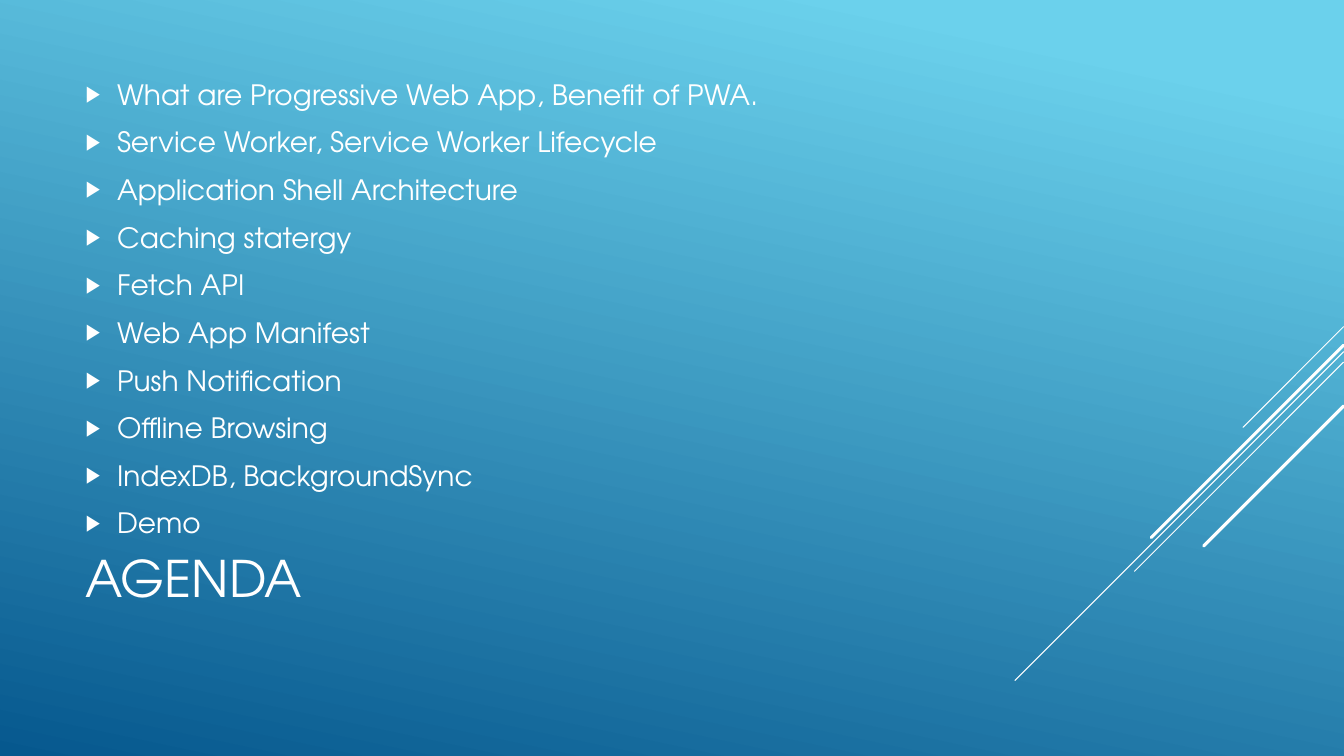
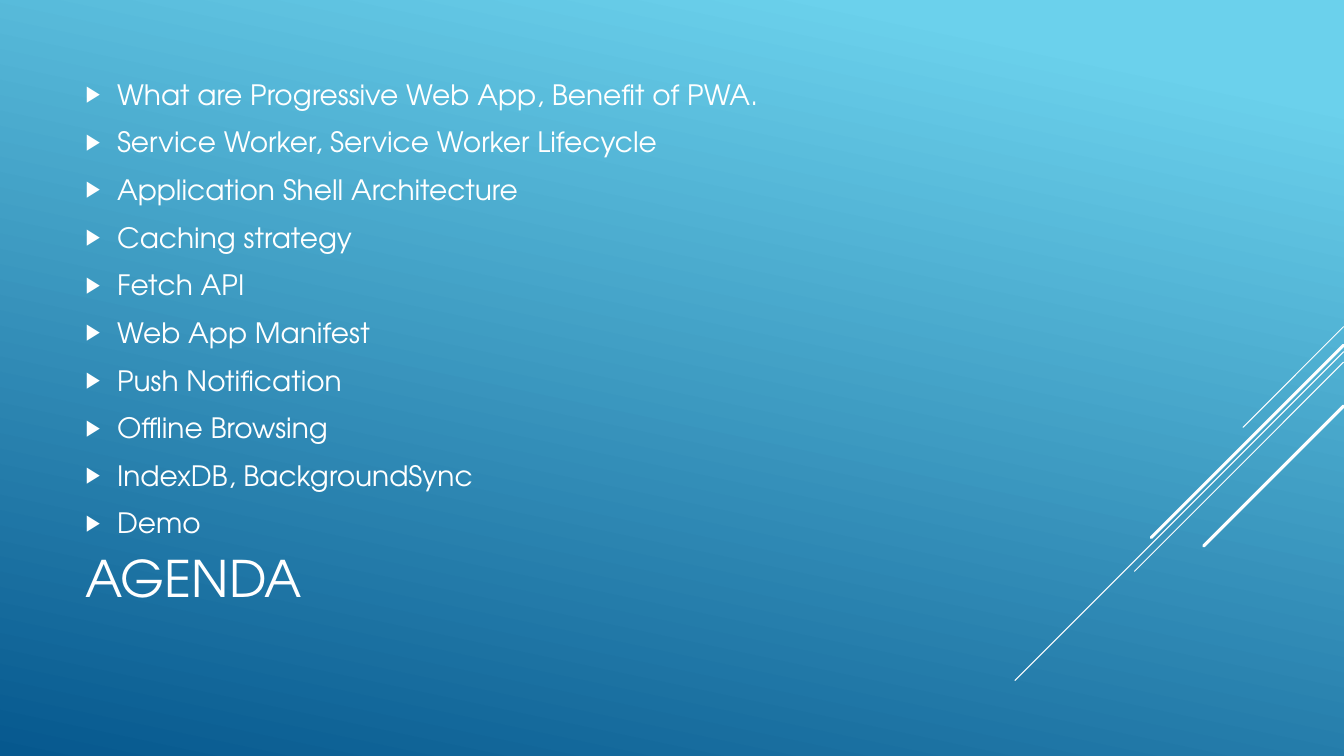
Before and after one commit to ngohungphuc/Presentation, a slide deck: slide 2 of Progressive Web App/PWA.pptx. Drawn at 1344x756 pixels with LibreOffice and Linux fonts; fonts in the diff are those of the drawing. Boxes give left, top, right and bottom in pixels: in the first picture for what was removed or moved away, otherwise in the second. Text is boxed around its words. In the diff, an @@ line names an element or a change of style, - is before the commit and + after.

Commit message:
update

```diff
--- a/Progressive Web App/PWA.pptx
+++ b/Progressive Web App/PWA.pptx
@@ text at (x1=117, y1=227, x2=352, y2=254): text changed @@
-▶ Caching statergy
+▶ Caching strategy
```
